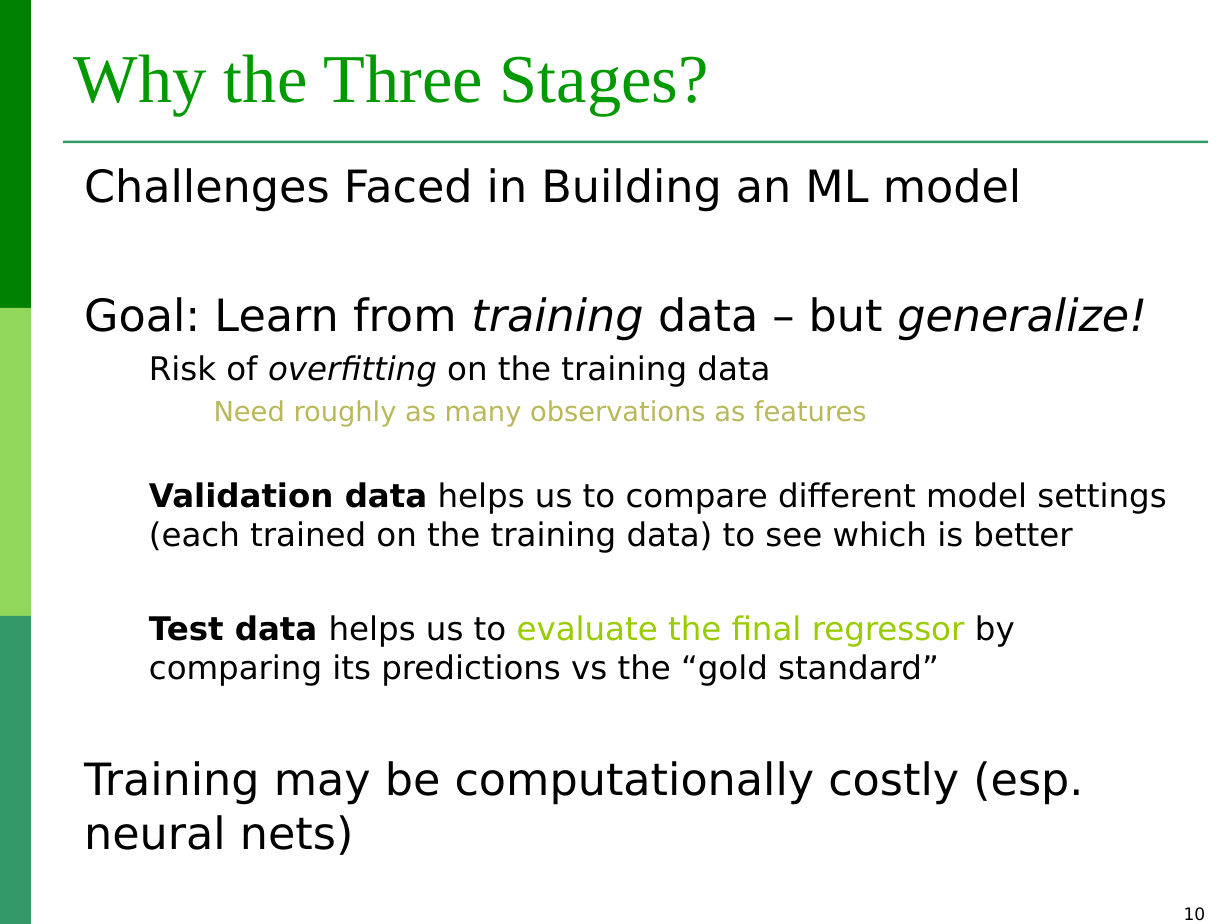
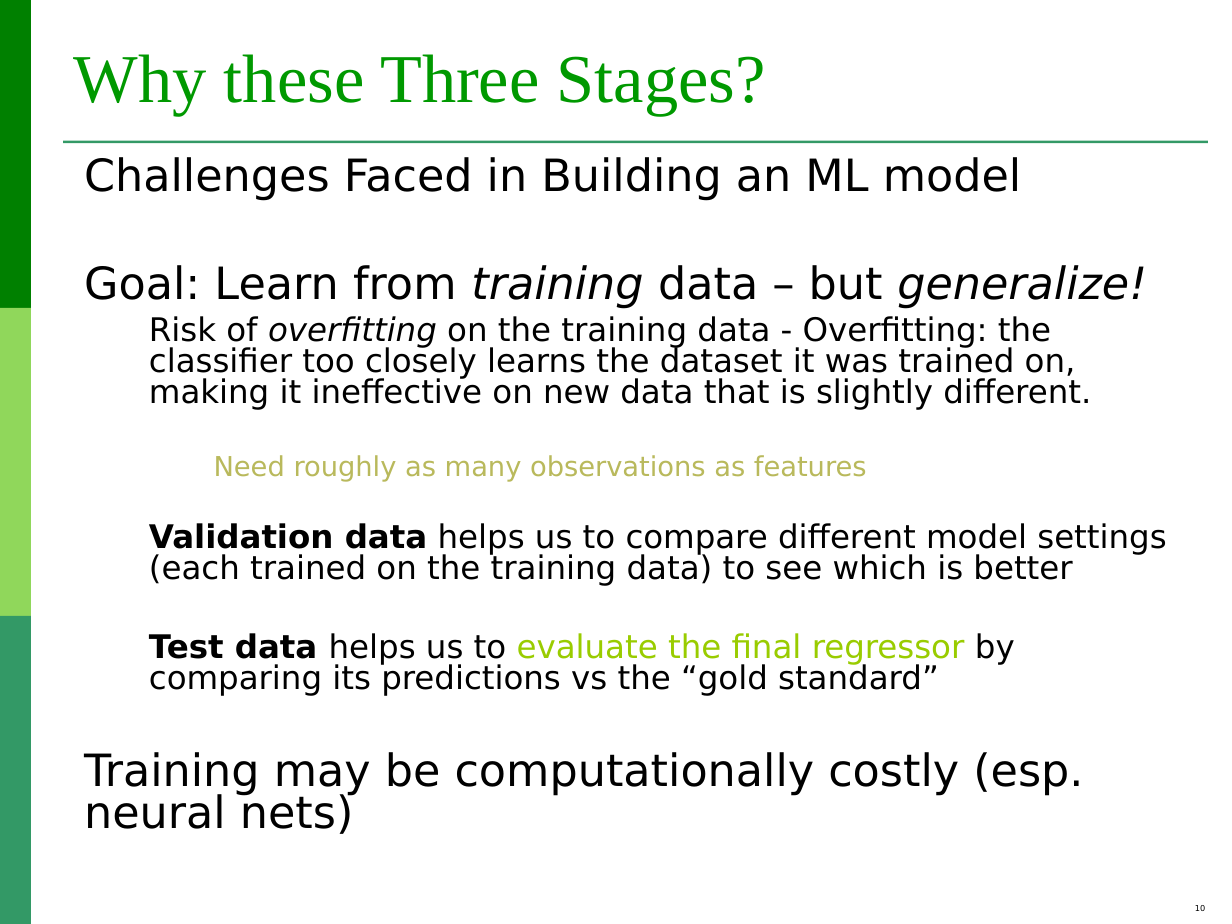
Before and after one commit to lauradiosan/DS-UBB, a slide deck: slide 10 of 2024-2025/lectures/ML_regression.ppt. Drawn at 1232x924 pixels with LibreOffice and Linux fonts; fonts in the diff are those of the drawing. Boxes give left, top, right and bottom in pixels: in the first picture for what was removed or moved away, otherwise in the second. Text is boxed around its words. In the diff, an @@ line names an element or a change of style, - is before the commit and + after.

```diff
--- a/2024-2025/lectures/ML_regression.ppt
+++ b/2024-2025/lectures/ML_regression.ppt
@@ title at (74,54,766,115): text changed @@
-Why the Three Stages?
+Why these Three Stages?
@@ text at (84,157,1166,834): line spacing 1 to 0.8 @@
@@ text at (149,316,1091,410): text changed @@
-  Risk of overfitting on the training data
+  Risk of overfitting on the training data - Overfitting: the classifier too closely learns the dataset it was trained on, making it ineffective on new data that is slightly different.
@@ page number at (1195,905,1205,911): size 10 to 4.8 pt @@
```
Also in this commit, not shown: 18 other slides changed, 11 other files.
